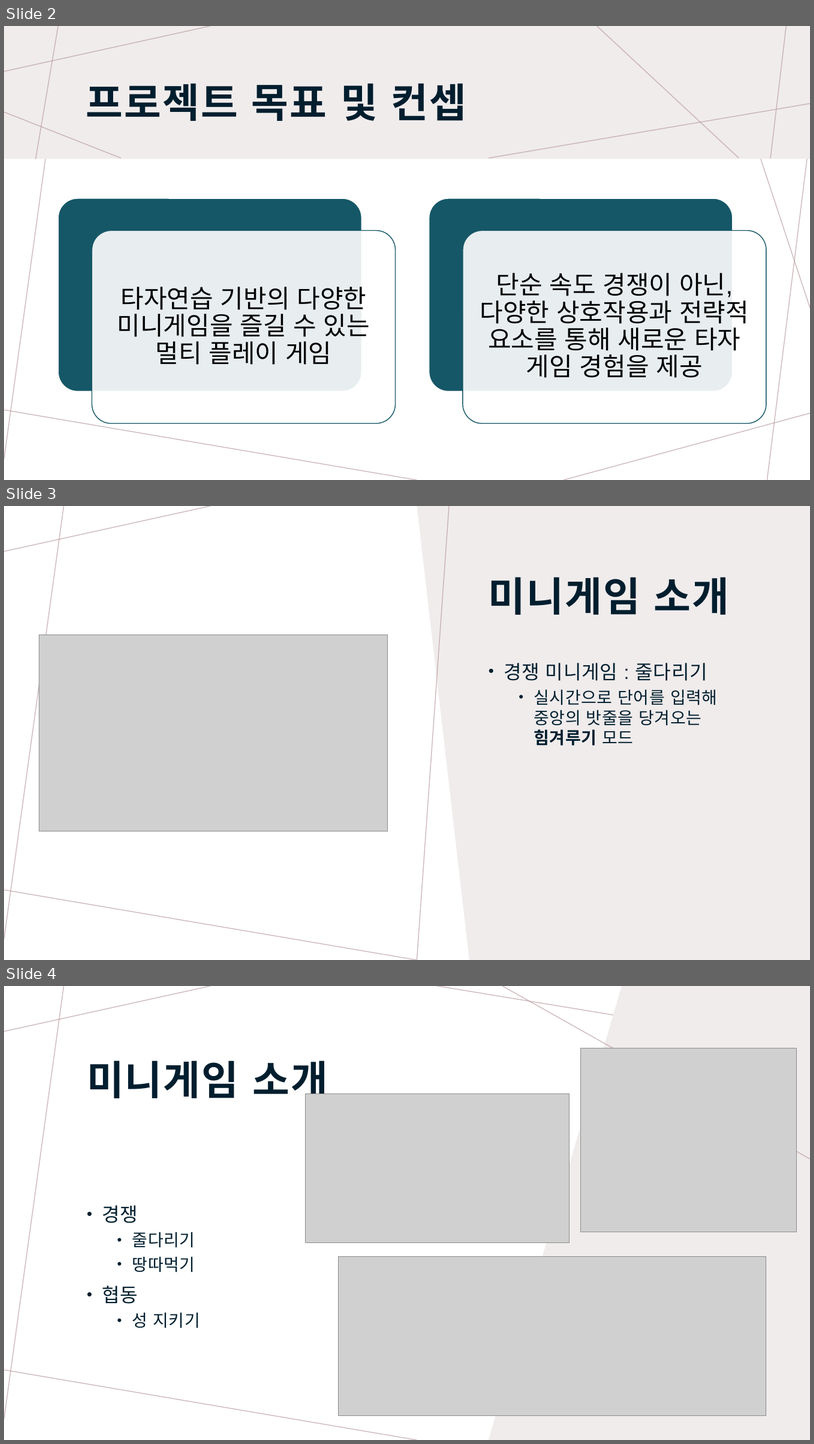
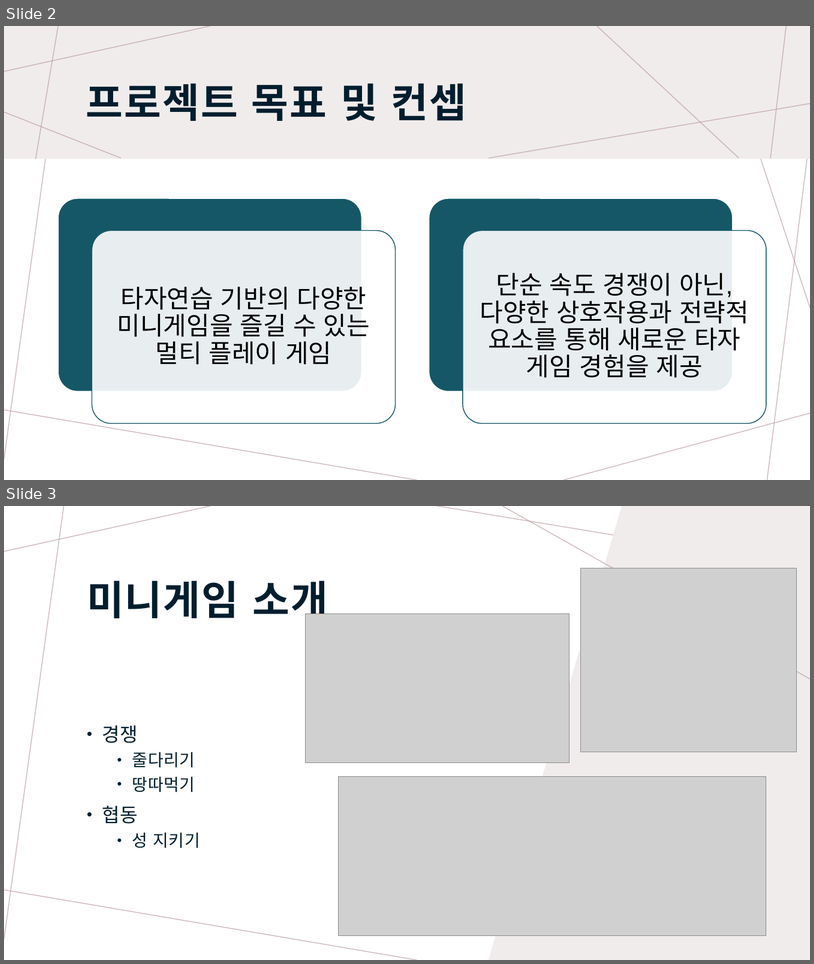
Before and after one commit to woals0304/JAVA-Typing-Arena, a slide deck: docs/자바 심화 2팀_ 중간발표.pptx. Shown one above the other, each under a label of ours: slides 2, 3 and 4 before the commit, slides 2 and 3 after it. The pictures are 814x1444 and 814x964 pixels, drawn with LibreOffice and Linux fonts; fonts in the diff are those of the drawing; grey boxes stand for pictures. Boxes give left, top, right and bottom in pixels: in the first picture for what was removed or moved away, otherwise in the second. Text is boxed around its words. In the diff, an @@ line names an element or a change of style, - is before the commit and + after.

```diff
--- a/docs/자바 심화 2팀_ 중간발표.pptx
+++ b/docs/자바 심화 2팀_ 중간발표.pptx
@@ slide 3 removed at box(4, 506, 810, 960), background #FFFFFF; not listed: 7 template elements that a slide beside it also shows @@
@@ freeform shape removed at box(417, 506, 810, 960) @@
@@ line removed from (449, 506) to (417, 960) @@
@@ title removed at box(489, 577, 730, 615) @@
-미니게임 소개
@@ picture removed at box(39, 635, 387, 831) @@
@@ text removed at box(504, 663, 717, 745) @@
-• 경쟁 미니게임 : 줄다리기
-  • 실시간으로 단어를 입력해 중앙의 밧줄을 당겨오는 힘겨루기 모드
@@ what was slide 4 is now slide 3 @@
```
Also in this commit, not shown: 2 slides changed.
